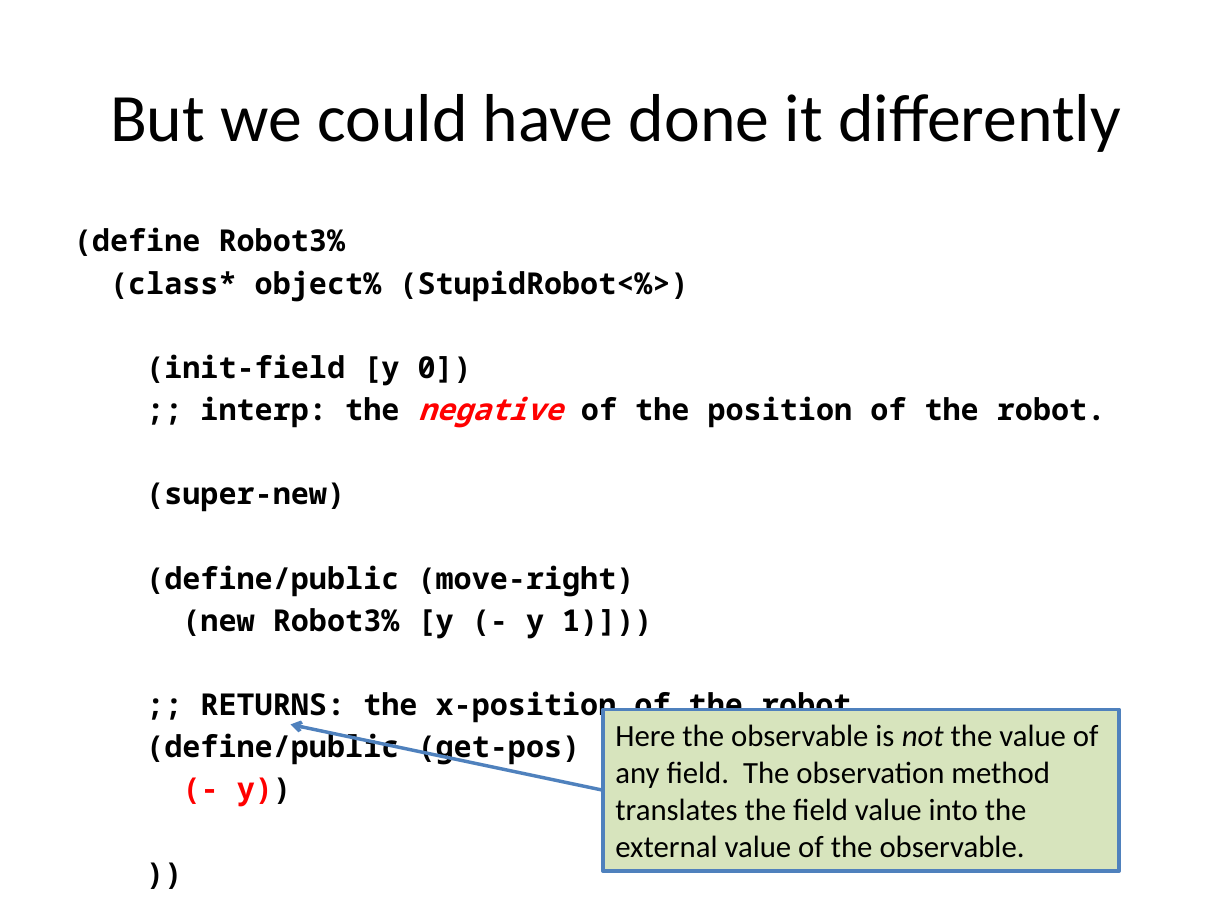
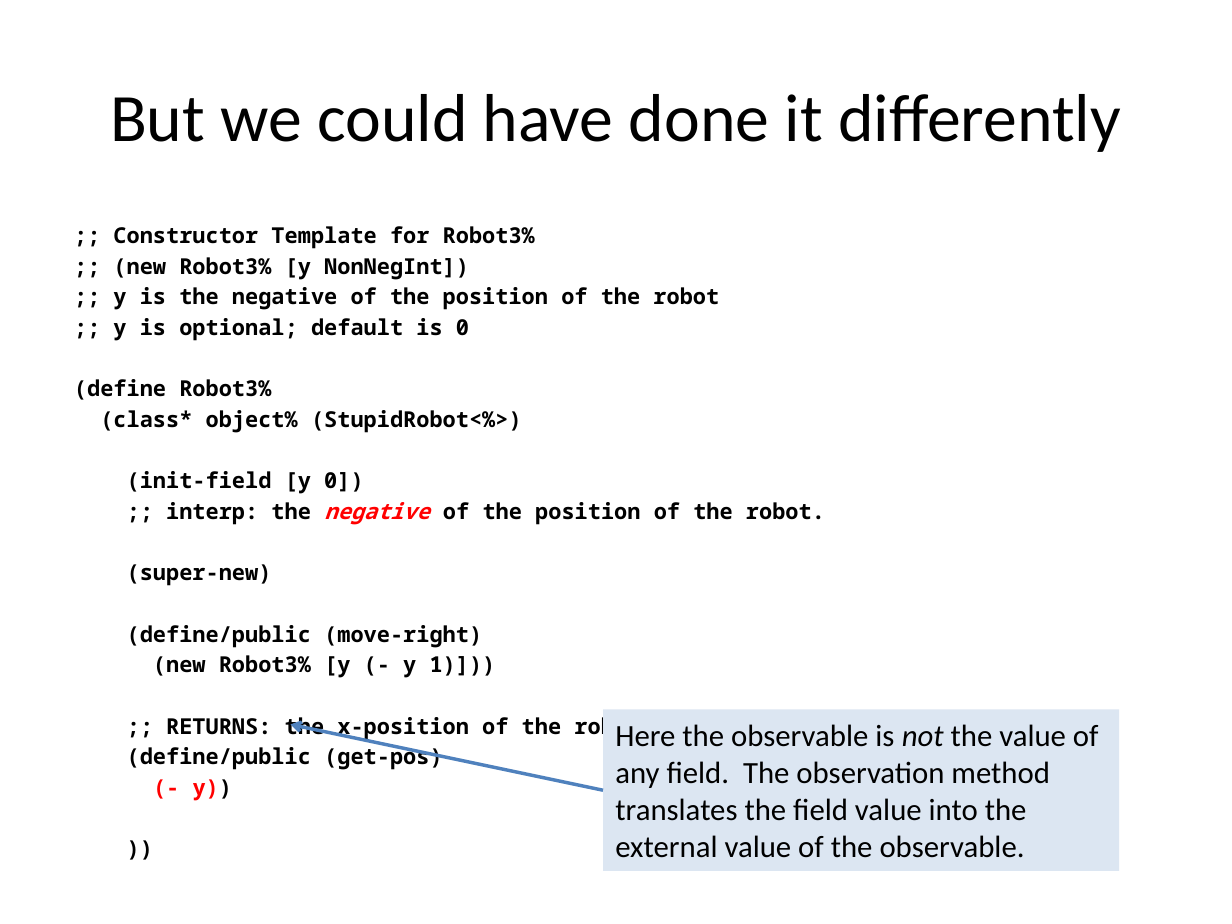
Before and after one commit to mwand/cs5010f16, a slide deck: slide 8 of Slides/Lesson 9.4 Testing Simple Objects.pptx. Drawn at 1232x924 pixels with LibreOffice and Linux fonts; fonts in the diff are those of the drawing. Boxes give left, top, right and bottom in pixels: in the first picture for what was removed or moved away, otherwise in the second. Text is boxed around its words. In the diff, an @@ line names an element or a change of style, - is before the commit and + after.

```diff
--- a/Slides/Lesson 9.4 Testing Simple Objects.pptx
+++ b/Slides/Lesson 9.4 Testing Simple Objects.pptx
@@ text at (113,226,719,341): paragraphs added @@
+;; Constructor Template for Robot3%
+;; (new Robot3% [y NonNegInt])
+;; y is the negative of the position of the robot
+;; y is optional; default is 0
@@ text at (74,379,825,801): size 17.6 to 12.8 pt in "(define Robot3%", "(class* object% (StupidRobot<%>)", "(init-field [y 0])", ";; interp: the negative of the position ..." and 7 more places @@
@@ rectangle "Here the observable is not ..." at (602,710,1119,871): fill #D7E4BD to #DCE6F2; outline #4F81BD 2 pt to none @@
```
Also in this commit, not shown: 9 other slides changed, 8 other files.
